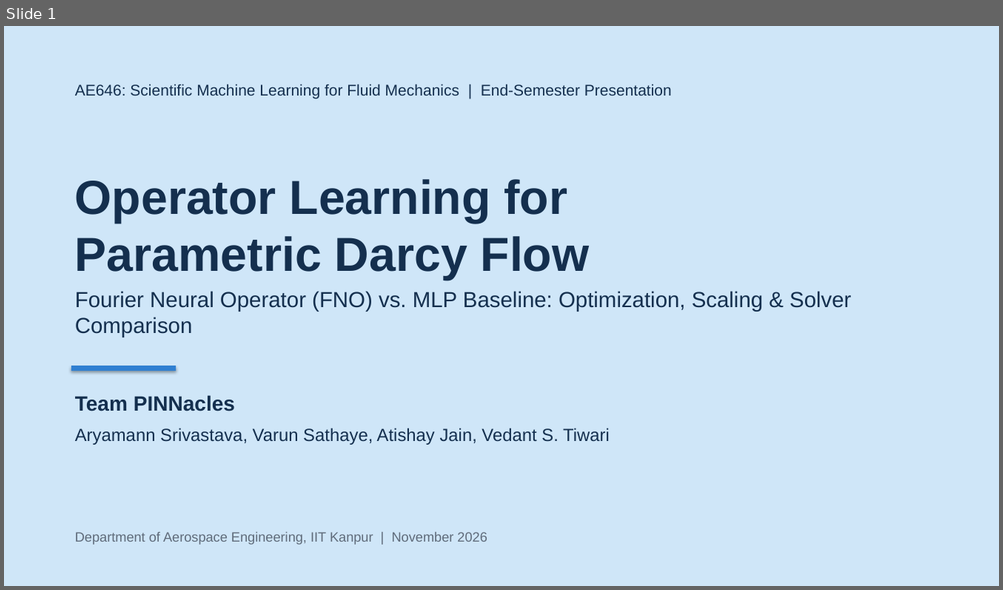
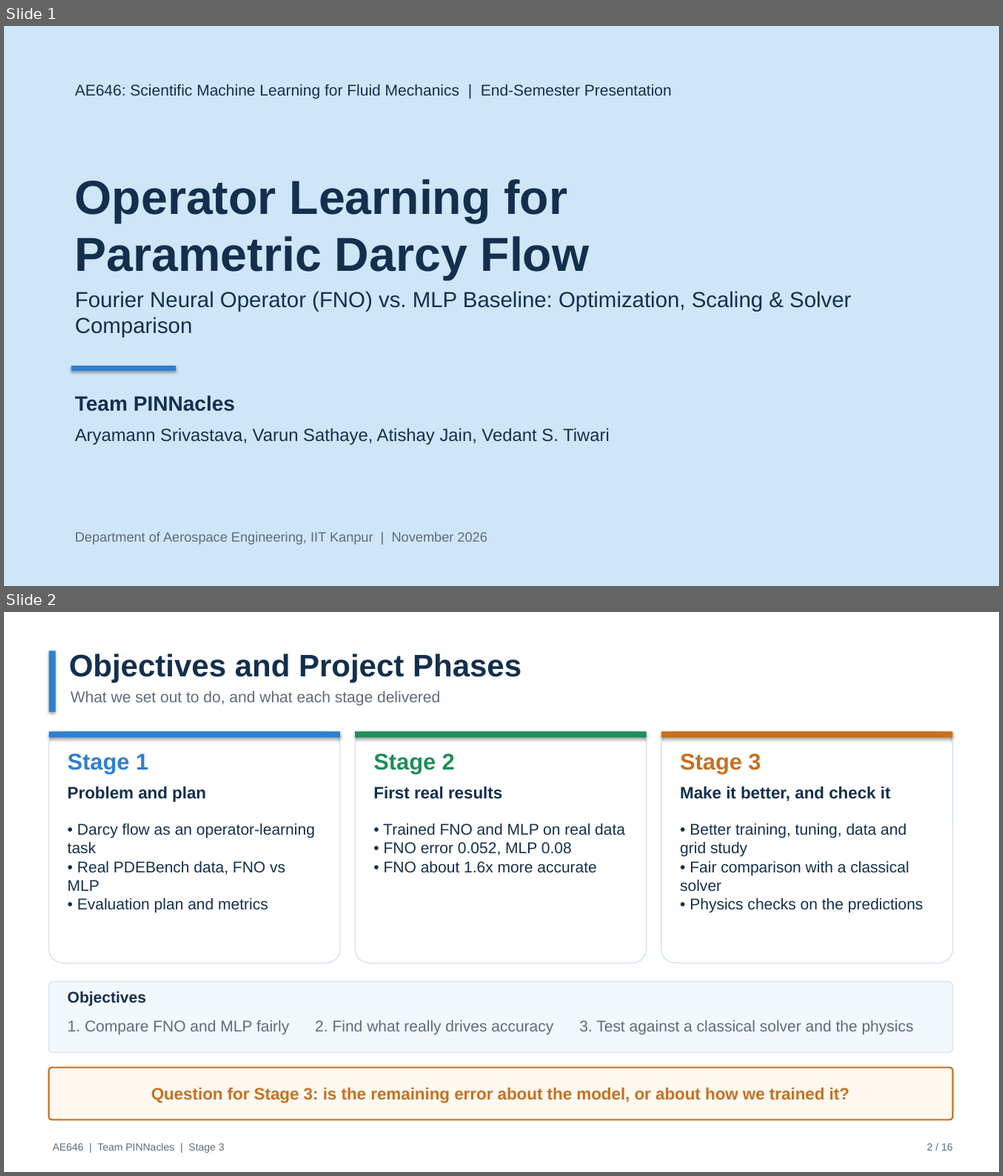
Before and after one commit to ARYAMANN7279/AE646-PINNacles, a slide deck: stage3/PINNacles_Stage3_FinalPresentation.pptx. Shown one above the other, each under a label of ours: slide 1 before the commit, slides 1 and 2 after it. The pictures are 1003x590 and 1003x1176 pixels, drawn with LibreOffice and Linux fonts; fonts in the diff are those of the drawing. Boxes give left, top, right and bottom in pixels: in the first picture for what was removed or moved away, otherwise in the second. Text is boxed around its words. In the diff, an @@ line names an element or a change of style, - is before the commit and + after.

Commit message:
Stage 3 deck: 16 slides with TA suggestions (Darcy equation, objectives/phases, models, data/training, hyperparameters, MLP limit, limitations)

```diff
--- a/stage3/PINNacles_Stage3_FinalPresentation.pptx
+++ b/stage3/PINNacles_Stage3_FinalPresentation.pptx
@@ slide 2 added at bbox=[4, 612, 999, 1172], background #FFFFFF @@
@@ rectangle added at bbox=[49, 650, 56, 712], fill #2F7FD1 @@
@@ text added at bbox=[69, 653, 521, 682], 30 pt, text #142F4E, bold @@
+Objectives and Project Phases
@@ text added at bbox=[71, 691, 440, 706], 15 pt, text #5F6B7A @@
+What we set out to do, and what each stage delivered
@@ rounded rectangle added at bbox=[49, 731, 340, 963], fill #FFFFFF, outline #D3E3F3 1 pt @@
@@ rectangle added at bbox=[49, 731, 340, 738], fill #2F7FD1 @@
@@ rounded rectangle added at bbox=[355, 731, 646, 963], fill #FFFFFF, outline #D3E3F3 1 pt @@
@@ rectangle added at bbox=[355, 731, 646, 738], fill #1E8E5A @@
@@ rounded rectangle added at bbox=[661, 731, 952, 963], fill #FFFFFF, outline #D3E3F3 1 pt @@
@@ rectangle added at bbox=[661, 731, 952, 738], fill #C96F1E @@
@@ text added at bbox=[68, 753, 148, 774], 22 pt, text #2F7FD1, bold @@
+Stage 1
@@ text added at bbox=[373, 753, 455, 774], 22 pt, text #1E8E5A, bold @@
+Stage 2
@@ text added at bbox=[680, 753, 760, 774], 22 pt, text #C96F1E, bold @@
+Stage 3
@@ text added at bbox=[68, 786, 206, 802], 16 pt, text #142F4E, bold @@
+Problem and plan
@@ text added at bbox=[373, 786, 502, 799], 16 pt, text #142F4E, bold @@
+First real results
@@ text added at bbox=[680, 786, 891, 801], 16 pt, text #142F4E, bold @@
+Make it better, and check it
@@ text added at bbox=[68, 823, 315, 912], 15 pt, text #142F4E @@
+• Darcy flow as an operator-learning task
+• Real PDEBench data, FNO vs MLP
+• Evaluation plan and metrics
@@ text added at bbox=[383, 823, 625, 873], 15 pt, text #142F4E @@
+• Trained FNO and MLP on real data
+• FNO error 0.052, MLP 0.08
+• FNO about 1.6x more accurate
@@ text added at bbox=[680, 823, 923, 912], 15 pt, text #142F4E @@
+• Better training, tuning, data and grid study
+• Fair comparison with a classical solver
+• Physics checks on the predictions
@@ rounded rectangle added at bbox=[49, 981, 952, 1052], fill #F3F8FD, outline #D3E3F3 1 pt @@
@@ text added at bbox=[68, 991, 146, 1006], 15 pt, text #142F4E, bold @@
+Objectives
@@ text added at bbox=[68, 1020, 913, 1035], 15 pt, text #5F6B7A @@
+1. Compare FNO and MLP fairly 2. Find what really drives accuracy 3. Test against a classical solver and the physics
@@ rounded rectangle added at bbox=[49, 1067, 952, 1120], fill #FFF8F0, outline #C96F1E 1.5 pt @@
@@ text added at bbox=[151, 1087, 849, 1103], 16 pt, text #C96F1E, bold @@
+Question for Stage 3: is the remaining error about the model, or about how we trained it?
@@ text added at bbox=[53, 1143, 225, 1153], 10 pt, text #5F6B7A @@
+AE646 | Team PINNacles | Stage 3
@@ text added at bbox=[927, 1143, 953, 1151], 10 pt, text #5F6B7A @@
+2 / 16
```
Also in this commit, not shown: 9 slides changed, 5 other slides added, 2 slides removed, 13 other files.
